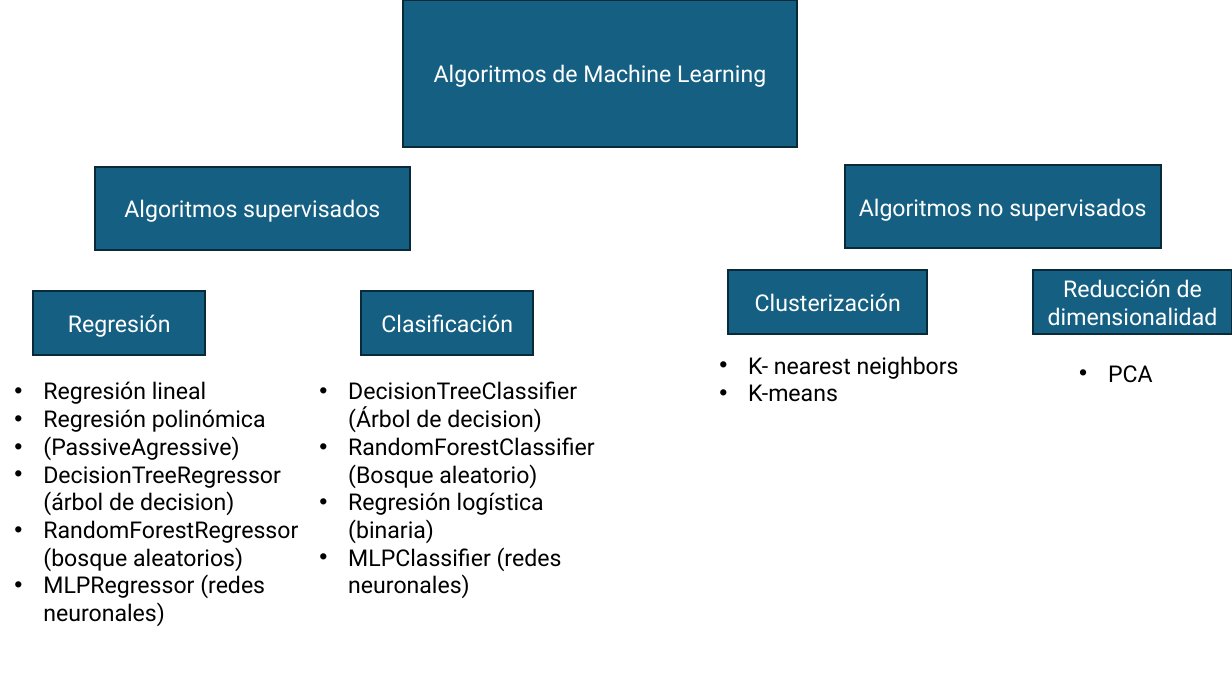
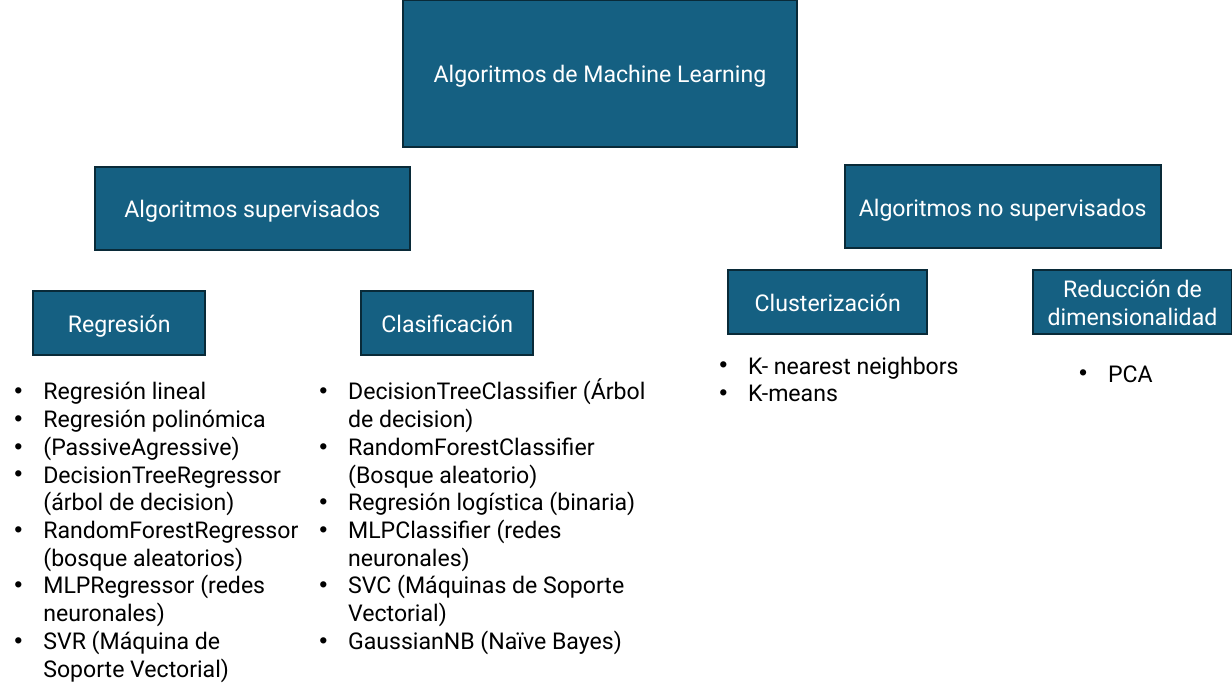
Before and after one commit to alonsinsan/C1-Machine-Learning-2020, a slide deck: slide 4 of categorias en machine learning.pptx. Drawn at 1232x693 pixels with LibreOffice and Linux fonts; fonts in the diff are those of the drawing. Boxes give left, top, right and bottom in pixels: in the first picture for what was removed or moved away, otherwise in the second. Text is boxed around its words. In the diff, an @@ line names an element or a change of style, - is before the commit and + after.

```diff
--- a/categorias en machine learning.pptx
+++ b/categorias en machine learning.pptx
@@ text at (348,574,624,654): paragraphs added @@
+• SVC (Máquinas de Soporte Vectorial)
+• GaussianNB (Naïve Bayes)
@@ text at (43,630,229,682): paragraph added @@
+• SVR (Máquina de Soporte Vectorial)
```
Also in this commit, not shown: 1 slide added, 4 other files.
